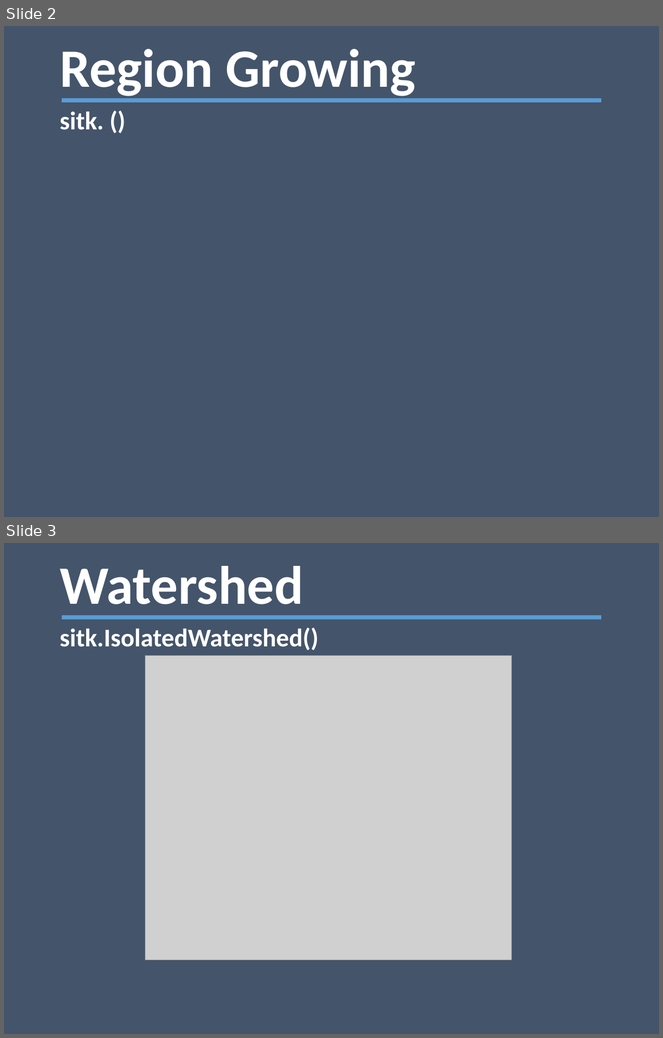
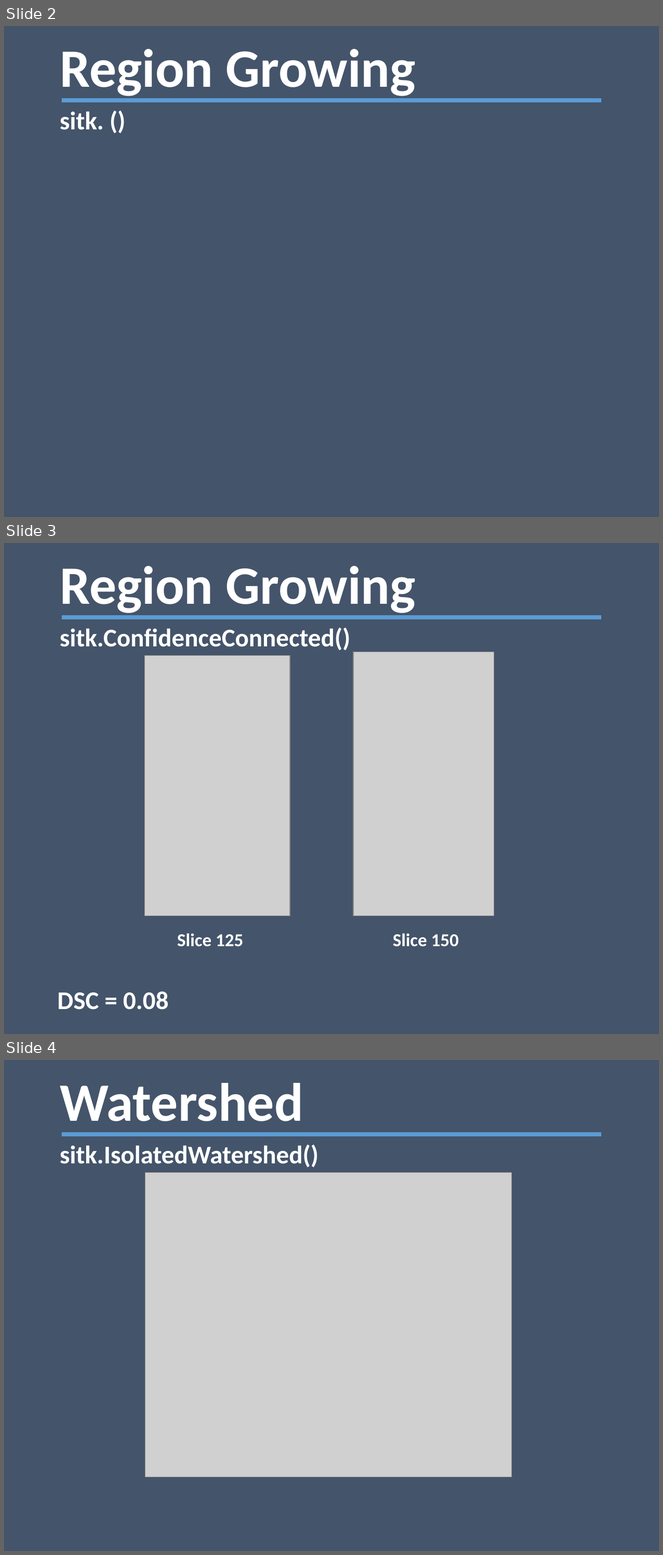
Before and after one commit to srinivas-narayan/SimpleITKProject, a slide deck: SimpleITK.pptx. Shown one above the other, each under a label of ours: slides 2 and 3 before the commit, slides 2, 3 and 4 after it. The pictures are 663x1038 and 663x1555 pixels, drawn with LibreOffice and Linux fonts; fonts in the diff are those of the drawing; grey boxes stand for pictures. Boxes give left, top, right and bottom in pixels: in the first picture for what was removed or moved away, otherwise in the second. Text is boxed around its words. In the diff, an @@ line names an element or a change of style, - is before the commit and + after.

Commit message:
updated presentation

```diff
--- a/SimpleITK.pptx
+++ b/SimpleITK.pptx
@@ slide 3 added at (x1=4, y1=543, x2=659, y2=1034), background #44546A @@
@@ title added at (x1=60, y1=566, x2=415, y2=616), 59.4 pt, text #FFFFFF, bold @@
+Region Growing
@@ line added from (62, 617) to (601, 617), #5B9BD5 4.5 pt @@
@@ text added at (x1=60, y1=628, x2=350, y2=650), 28 pt, text #FFFFFF, bold @@
+sitk.ConfidenceConnected()
@@ picture added at (x1=353, y1=652, x2=494, y2=916) @@
@@ picture added at (x1=145, y1=656, x2=291, y2=916) @@
@@ text added at (x1=177, y1=934, x2=243, y2=947), 20 pt, text #FFFFFF, bold @@
+Slice 125
@@ text added at (x1=393, y1=934, x2=459, y2=947), 20 pt, text #FFFFFF, bold @@
+Slice 150
@@ text added at (x1=58, y1=992, x2=168, y2=1010), 28 pt, text #FFFFFF, bold @@
+DSC = 0.08
@@ what was slide 3 is now slide 4 @@
```
